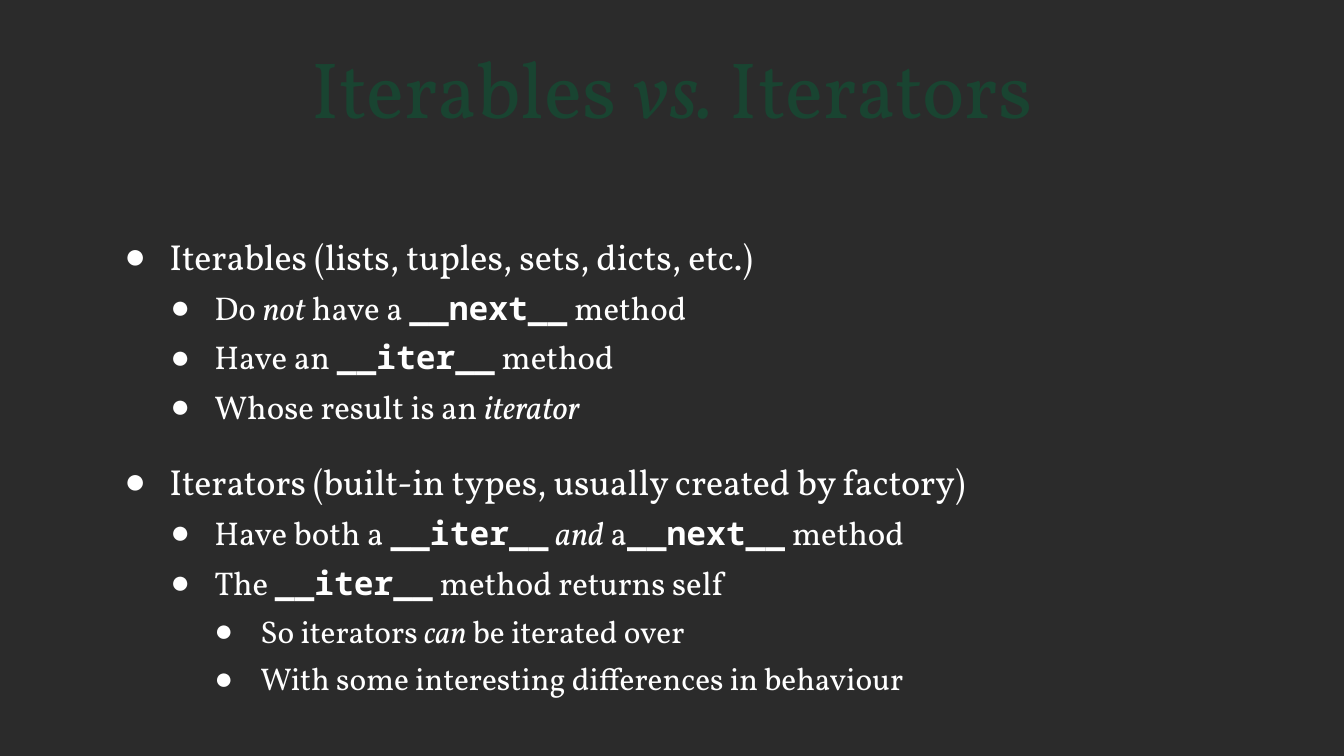
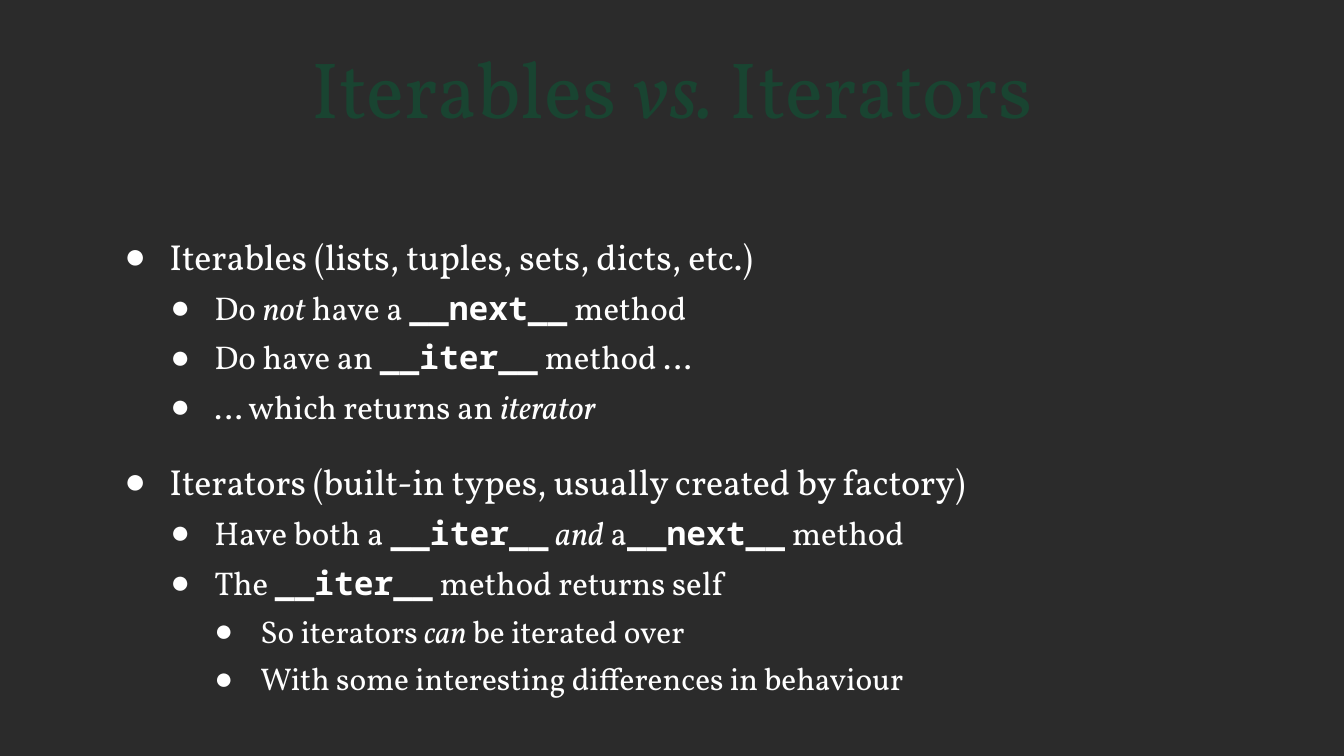
Before and after one commit to steveholden/iteration, a slide deck: slide 12 of iterables.pptx (slide 11 before the commit). Drawn at 1344x756 pixels with LibreOffice and Linux fonts; fonts in the diff are those of the drawing; background and template pictures are left out; a plain dark background stands for a picture behind light text. Boxes give left, top, right and bottom in pixels: in the first picture for what was removed or moved away, otherwise in the second. Text is boxed around its words. In the diff, an @@ line names an element or a change of style, - is before the commit and + after.

```diff
--- a/iterables.pptx
+++ b/iterables.pptx
@@ text at <box>214,343,657,420</box>: text changed @@
-  ● Have an __iter__ method
-  ● Whose result is an iterator
+  ● Do have an __iter__ method …
+  ● … which returns an iterator
```
Also in this commit, not shown: 16 other slides changed, 4 slides added, 1 slide removed, 9 other files.
